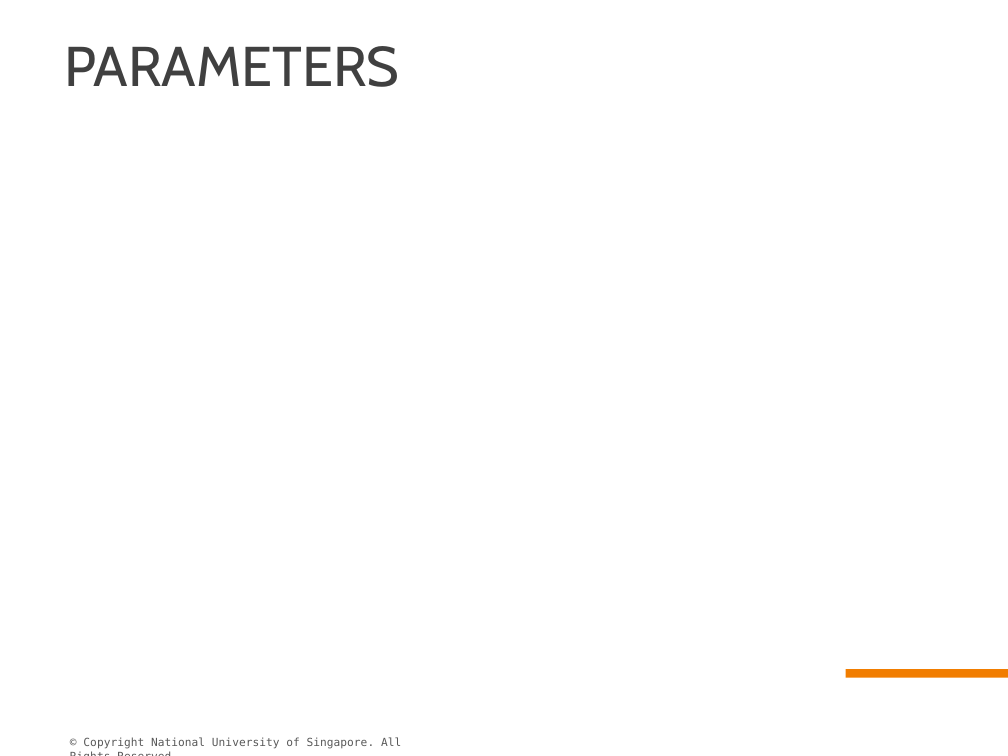
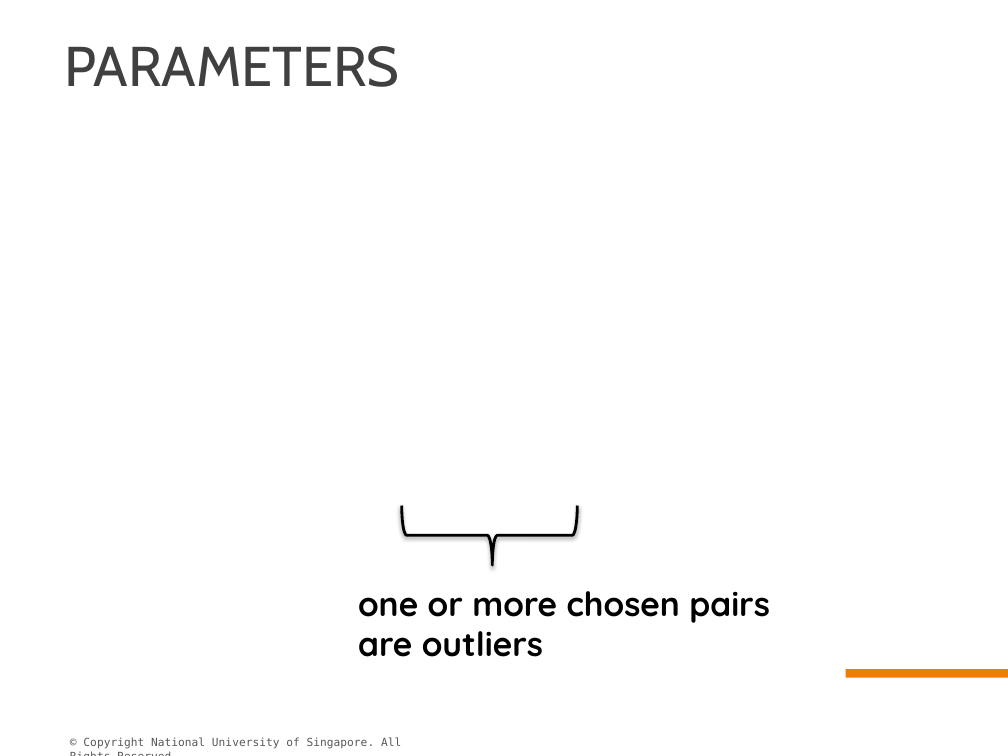
Before and after one commit to superchee/algorithmscpp, a slide deck: slide 20 of Presentation-caoqi.pptx. Drawn at 1008x756 pixels with LibreOffice and Linux fonts; fonts in the diff are those of the drawing; grey boxes stand for pictures; background and template pictures are left out. Boxes give left, top, right and bottom in pixels: in the first picture for what was removed or moved away, otherwise in the second. Text is boxed around its words. In the diff, an @@ line names an element or a change of style, - is before the commit and + after.

Commit message:
ppt

```diff
--- a/Presentation-caoqi.pptx
+++ b/Presentation-caoqi.pptx
@@ right brace added at [402, 506, 577, 565], outline #000000 2 pt @@
@@ text added at [358, 591, 770, 657], 24 pt, text #000000, bold @@
+one or more chosen pairs are outliers
```
Also in this commit, not shown: 3 other slides changed.
